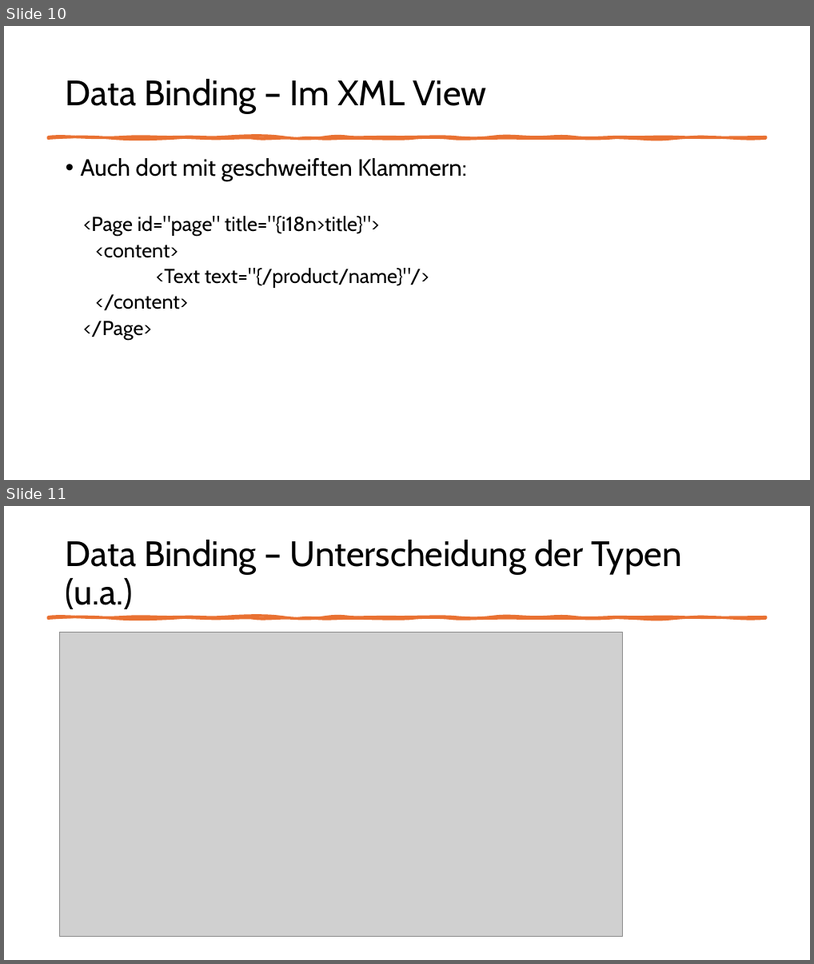
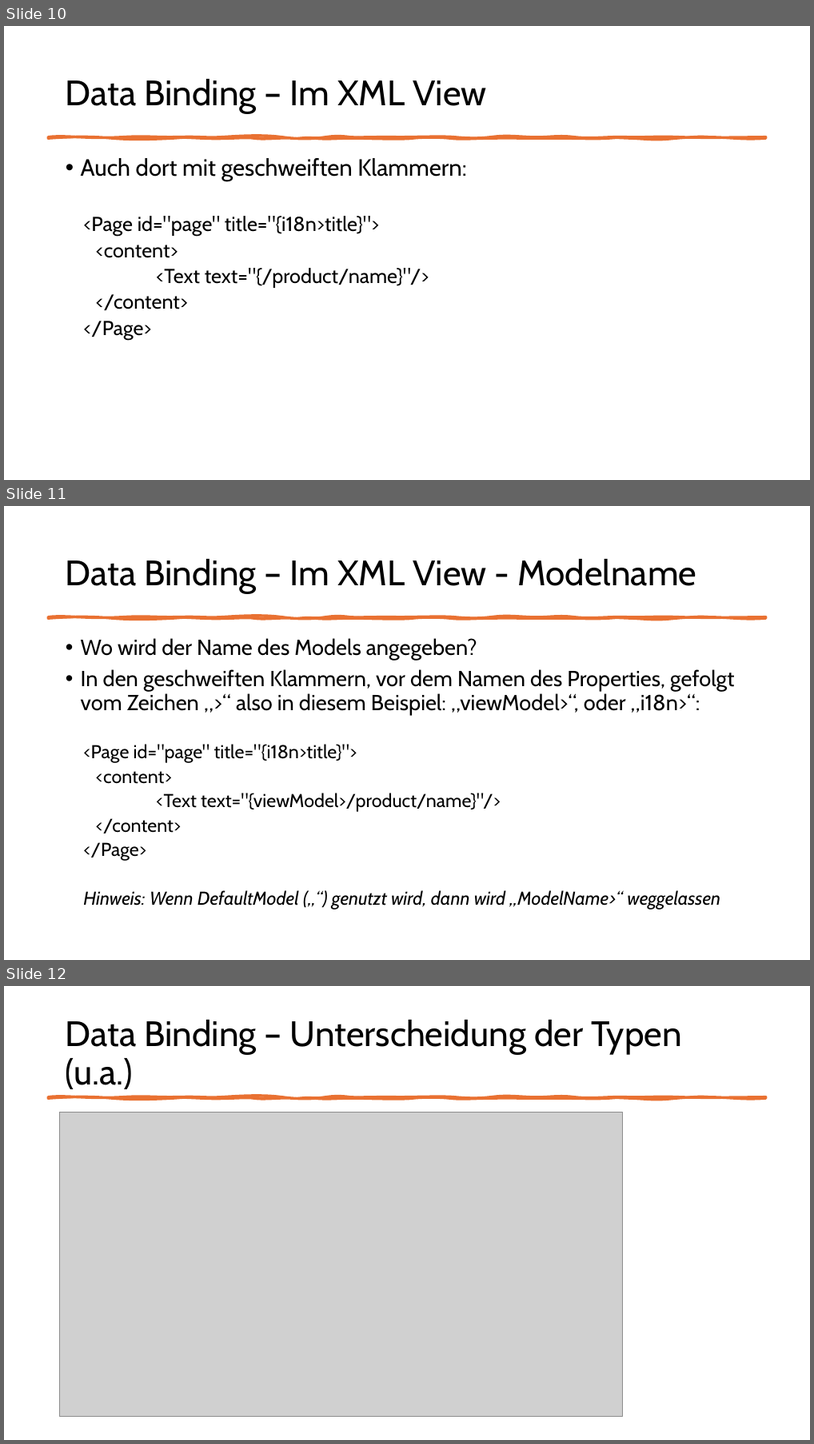
Before and after one commit to MatLange/Schulung-SAPUI5-und-Fiori, a slide deck: Tag02_SAPUI5-Fiori_DE.pptx. Shown one above the other, each under a label of ours: slides 10 and 11 before the commit, slides 10, 11 and 12 after it. The pictures are 814x964 and 814x1444 pixels, drawn with LibreOffice and Linux fonts; fonts in the diff are those of the drawing; grey boxes stand for pictures. Boxes give left, top, right and bottom in pixels: in the first picture for what was removed or moved away, otherwise in the second. Text is boxed around its words. In the diff, an @@ line names an element or a change of style, - is before the commit and + after.

```diff
--- a/Tag02_SAPUI5-Fiori_DE.pptx
+++ b/Tag02_SAPUI5-Fiori_DE.pptx
@@ slide 11 added at [4, 506, 810, 960], background #FFFFFF @@
@@ title added at [66, 559, 697, 594], 42 pt, text #000000 @@
+Data Binding – Im XML View - Modelname
@@ freeform shape added at [48, 616, 766, 618], fill #E97132, outline #E97132 3.25 pt @@
@@ text added at [81, 638, 734, 909], 22.2 pt, text #000000 @@
+• Wo wird der Name des Models angegeben?
+• In den geschweiften Klammern, vor dem Namen des Properties, gefolgt vom Zeichen „>“ also in diesem Beispiel: „viewModel>“, oder „i18n>“:
+  <Page id="page" title="{i18n>title}">
+  <content>
+  <Text text="{viewModel>/product/name}"/>
+  </content>
+  </Page>
+  Hinweis: Wenn DefaultModel („“) genutzt wird, dann wird „ModelName>“ weggelassen
@@ what was slide 11 is now slide 12 @@
```
Also in this commit, not shown: 2 slides changed.
